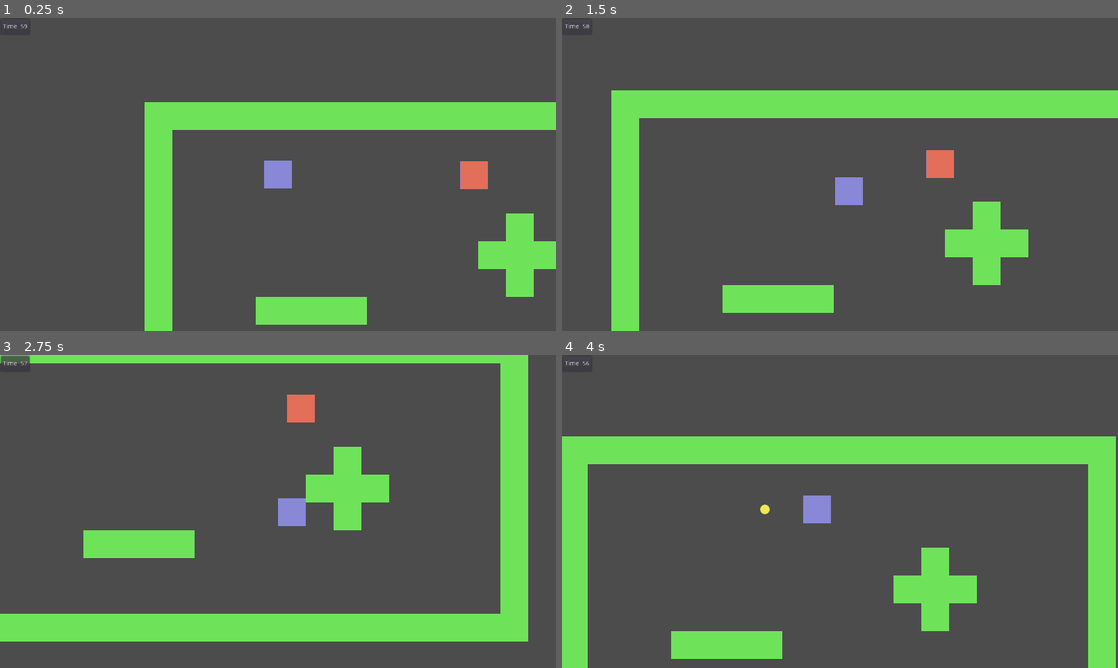
Above: before the commit, frames 1-4 (two rows, left to right).
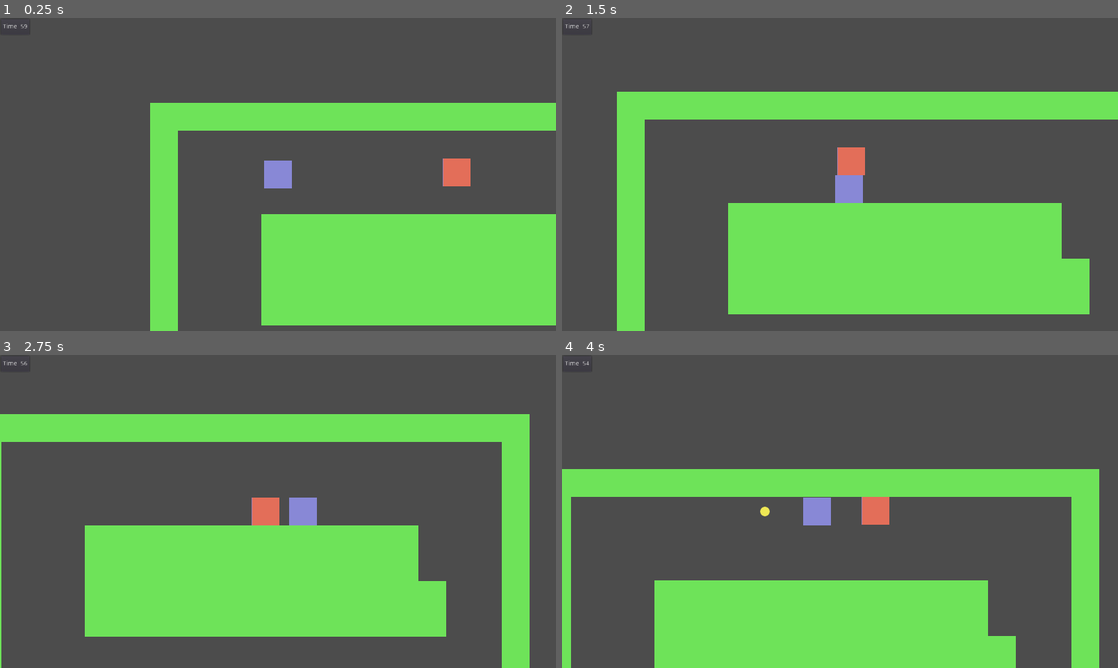
Above: after the commit, the same moments.

Repository: AniMerrill/Timeshifter
Game: Godot game, scene res://test.tscn
The game is run twice, just before and just after one commit, with the same random seed, the same clock (stepped at 60 frames per second) and the same inputs.
Inputs:
- Up to frame 1 (0.25 s): no input
- Up to frame 2 (1.5 s): tap Enter (ui_accept) at 0.5, 0.77 s; hold Right (ui_right) 0.53-1.28 s; hold Down (ui_down) from 1.28 s (still down)
- Up to frame 3 (2.75 s): tap Enter (ui_accept) at 1.52 s; release Down (ui_down) at 2.03 s; hold Right (ui_right) from 2.03 s (still down)
- Up to frame 4 (4 s): release Right (ui_right) at 2.78 s; hold Up (ui_up) 2.78-3.53 s; tap Enter (ui_accept) at 3.02, 3.77 s; hold Left (ui_left) from 3.53 s (still down)

The runs differ from the first frame. In frame 1, 17% of the frame differs, in the area x 26-100%, y 26-100%; in frame 2, 22%; in frame 3, 34%; in frame 4, 37%, in the area x 0-100%, y 2-100%.

Commit message:
Enemy AI, AStar Pathfinding
Updated the enemy to be able to seek for the player, and when
it does it will chase the player down until it loses sight and
finishes the current path. Also made it so that the level will
generate an AStar matrix based off of the empty tiles (TODO:
update to floor tiles when a graphic exists for them).

Diff:
--- a/Globals.gd
+++ b/Globals.gd
@@ -4,3 +4,14 @@
 const EnemyGroup := "Enemies"
 
 const UNIT_SIZE := 64.0
+
+# https://godotengine.org/qa/28776/rotate-kinematicbody2d-based-mouse-position-varying-rate
+func lerp_angle(a, b, t):
+	if(abs(a-b)) >= PI:
+		if a > b:
+			b += 2 * PI
+		else:
+			a += 2 * PI
+
+	# Radians
+	return lerp(a, b, t)
--- a/Objects/Enemy/Enemy.gd
+++ b/Objects/Enemy/Enemy.gd
@@ -1,9 +1,75 @@
 extends KinematicBody2D
+
+onready var player := get_parent().get_node("Player")
+
+onready var tilemap = get_parent().get_node("TileMap")
+onready var astar = get_parent().astar
+onready var astar_ary = get_parent().astar_ary
 
 var health := 3
 
+var speed := 4 * Globals.UNIT_SIZE
+var move_dir := Vector2.ZERO
+
+var path = []
+var should_get_path = true
+
+var has_seen_player := false
+
 func _ready():
 	$Area2D.connect("body_entered", self, "on_collide")
+	$Timer.connect("timeout", self, "reset_pathfinding")
+
+func check_for_player() -> void:
+	$RayCast2D.look_at(player.global_position)
+
+	if $RayCast2D.is_colliding():
+		var body = $RayCast2D.get_collider()
+
+		has_seen_player = body.is_in_group(Globals.PlayerGroup)
+
+func chase():
+	var map_pos = tilemap.world_to_map(global_position)
+	var player_map_pos = tilemap.world_to_map(player.global_position)
+	var a_pos = -1
+	var player_a_pos = -1
+
+	if astar_ary.has(str(map_pos)):
+		a_pos = astar_ary[str(map_pos)]
+
+	if astar_ary.has(str(player_map_pos)):
+		player_a_pos = astar_ary[str(player_map_pos)]
+
+	var new_path = astar.get_point_path(a_pos, player_a_pos)
+
+	if !path.empty():
+		if new_path[new_path.size() -1] != path[path.size() -1]:
+			path = new_path
+			should_get_path = false
+			$Timer.start(1)
+	else:
+		path = new_path
+		should_get_path = false
+		$Timer.start(1)
+
+func follow_path(delta : float) -> void:
+	if !path.empty():
+		move_dir = Vector2(
+			sign(path[0].x - global_position.x),
+			sign(path[0].y - global_position.y)
+			)
+
+		move_and_slide(move_dir * speed)
+
+		if abs(global_position.x - path[0].x) < 0.5:
+			global_position.x = path[0].x
+		if abs(global_position.y - path[0].y) < 0.5:
+			global_position.y = path[0].y
+
+		if global_position == path[0]:
+			path.remove(0)
+	else:
+		should_get_path = true
 
 func bullet_hit() -> void:
 	health -= 1
@@ -14,3 +80,6 @@
 func on_collide(body : Node) -> void:
 	if body.is_in_group(Globals.PlayerGroup):
 		body.take_damage()
+
+func reset_pathfinding() -> void:
+	should_get_path = true
--- a/Objects/Enemy/Enemy.tscn
+++ b/Objects/Enemy/Enemy.tscn
@@ -32,3 +32,9 @@
 
 [node name="CollisionShape2D" type="CollisionShape2D" parent="Area2D"]
 shape = SubResource( 2 )
+
+[node name="RayCast2D" type="RayCast2D" parent="."]
+enabled = true
+cast_to = Vector2( 500, 0 )
+
+[node name="Timer" type="Timer" parent="."]
--- a/Objects/Enemy/EnemySM.gd
+++ b/Objects/Enemy/EnemySM.gd
@@ -1,5 +1,35 @@
 extends StateMachine
 
+func _ready():
+	add_state('idle')
+	add_state('chase')
+	add_state('knockback')
+	add_state('death')
 
-func _ready():
+	call_deferred("set_state", states.idle)
+
+func _state_logic(delta : float) -> void:
+	parent.check_for_player()
+
+	if state == states.chase:
+		if parent.should_get_path && parent.has_seen_player:
+			parent.chase()
+
+		parent.follow_path(delta)
+
+func _get_transition(delta : float) -> int:
+	match(state):
+		states.idle:
+			if parent.has_seen_player:
+				return states.chase
+		states.chase:
+			if !parent.has_seen_player && parent.path.empty():
+				return states.idle
+
+	return NULL_STATE
+
+func _enter_state(old_state : int, new_state : int) -> void:
 	pass
+
+func _exit_state(new_state : int, old_state : int) -> void:
+	pass
--- a/Objects/Player/Bullet.tscn
+++ b/Objects/Player/Bullet.tscn
@@ -6,7 +6,7 @@
 [sub_resource type="CircleShape2D" id=1]
 
 [node name="Bullet" type="Area2D"]
-collision_layer = 2
+collision_layer = 3
 collision_mask = 2
 script = ExtResource( 2 )
 
--- /dev/null
+++ b/level.gd
@@ -0,0 +1,52 @@
+extends Node2D
+
+var empty_idx := -1
+
+var astar = AStar2D.new()
+var astar_ary = {}
+
+func _ready():
+	var map_rect = $TileMap.get_used_rect()
+
+	var astar_idx = 0
+
+	for cell_y in range(map_rect.position.y,
+						map_rect.position.y + map_rect.size.y
+	):
+		for cell_x in range(map_rect.position.x,
+							map_rect.position.x + map_rect.size.x
+		):
+			if $TileMap.get_cell(cell_x, cell_y) == empty_idx:
+				#astar_ary[str(cell_x)][str(cell_y)] = astar_idx
+
+				astar_ary[str(Vector2(cell_x, cell_y))] = astar_idx
+
+				var point_position = $TileMap.map_to_world(
+										Vector2(cell_x, cell_y)
+									)
+
+				point_position.x += $TileMap.cell_size.x / 2
+				point_position.y += $TileMap.cell_size.y / 2
+
+				#print(astar_idx, point_position)
+
+				astar.add_point(astar_idx, point_position)
+
+				var up_cell = Vector2(cell_x, cell_y -1)
+				var left_cell =Vector2(cell_x -1, cell_y)
+
+				if astar_ary.has(str(up_cell)):
+					astar.connect_points(
+						astar_idx,
+						astar_ary[str(up_cell)],
+						true
+						)
+
+				if astar_ary.has(str(left_cell)):
+					astar.connect_points(
+						astar_idx,
+						astar_ary[str(left_cell)],
+						true
+						)
+
+				astar_idx += 1
--- a/project.godot
+++ b/project.godot
@@ -22,7 +22,7 @@
 
 config/name="Godot Wild Jam 16"
 run/main_scene="res://test.tscn"
-boot_splash/image="res://Godot Wild Jam 16 BRB Card.png"
+boot_splash/image="res://Godot Wild Jam 16 Card.png"
 config/icon="res://icon.png"
 
 [autoload]
@@ -33,6 +33,8 @@
 
 window/size/width=1280
 window/size/height=720
+window/size/test_width=640
+window/size/test_height=360
 window/stretch/mode="2d"
 window/stretch/aspect="keep"
 
--- a/test.tscn
+++ b/test.tscn
@@ -1,22 +1,23 @@
-[gd_scene load_steps=4 format=2]
+[gd_scene load_steps=5 format=2]
 
 [ext_resource path="res://Objects/Player/Player.tscn" type="PackedScene" id=1]
 [ext_resource path="res://Maps/proto_tile.tres" type="TileSet" id=2]
 [ext_resource path="res://Objects/Enemy/Enemy.tscn" type="PackedScene" id=3]
+[ext_resource path="res://level.gd" type="Script" id=4]
 
 [node name="test" type="Node2D"]
+script = ExtResource( 4 )
 
 [node name="TileMap" type="TileMap" parent="."]
 tile_set = ExtResource( 2 )
-collision_layer = 3
 format = 1
-tile_data = PoolIntArray( 0, 0, 0, 1, 0, 0, 2, 0, 0, 3, 0, 0 …(216 unchanged characters)… , 0, 0, 196627, 0, 0, 262144, 0, 0, 262157, 0, 0, 262163, 0, 0, 327680, 0, 0, 327692, 0, 0, 327693, 0, 0, 327694, 0, 0, 327699, 0, 0, 393216, 0, 0, 393229, 0, 0, 393235, 0, 0, 458752, 0, 0, 458756, 0, 0, 458757, 0, 0, 458758, 0, 0, 458759, 0, 0, 458771, 0, 0, 524288, 0, 0, 5243 …(318 unchanged characters)…
+tile_data = PoolIntArray( 0, 0, 0, 1, 0, 0, 2, 0, 0, 3, 0, 0 …(216 unchanged characters)… , 0, 0, 196627, 0, 0, 262144, 0, 0, 262148, 0, 0, 262149, 0, 0, 262150, 0, 0, 262151, 0, 0, 262152, 0, 0, 262153, 0, 0, 262154, 0, 0, 262155, 0, 0, 262156, 0, 0, 262157, 0, 0, 262158, 0, 0, 262159, 0, 0, 262163, 0, 0, 327680, 0, 0, 327684, 0, 0, 327685, 0, 0, 327686, 0, 0, 327687, 0, 0, 327688, 0, 0, 327689, 0, 0, 327690, 0, 0, 327691, 0, 0, 327692, 0, 0, 327693, 0, 0, 327694, 0, 0, 327695, 0, 0, 327699, 0, 0, 393216, 0, 0, 393220, 0, 0, 393221, 0, 0, 393222, 0, 0, 393223, 0, 0, 393224, 0, 0, 393225, 0, 0, 393226, 0, 0, 393227, 0, 0, 393228, 0, 0, 393229, 0, 0, 393230, 0, 0, 393231, 0, 0, 393232, 0, 0, 393235, 0, 0, 458752, 0, 0, 458756, 0, 0, 458757, 0, 0, 458758, 0, 0, 458759, 0, 0, 458760, 0, 0, 458761, 0, 0, 458762, 0, 0, 458763, 0, 0, 458764, 0, 0, 458765, 0, 0, 458766, 0, 0, 458767, 0, 0, 458768, 0, 0, 458771, 0, 0, 524288, 0, 0, 5243 …(318 unchanged characters)…
 
 [node name="Enemy" parent="." instance=ExtResource( 3 )]
 position = Vector2( 757.777, 168.675 )
 
 [node name="Player" parent="." instance=ExtResource( 1 )]
-position = Vector2( 307, 167 )
+position = Vector2( 294.511, 164.825 )
 
 [node name="Camera2D" type="Camera2D" parent="Player"]
 current = true
Binary file removed: Godot Wild Jam 16 BRB Card.png
Binary file added: Godot Wild Jam 16 Card.png
Not shown, changed: Godot Wild Jam 16 Card.png.import
